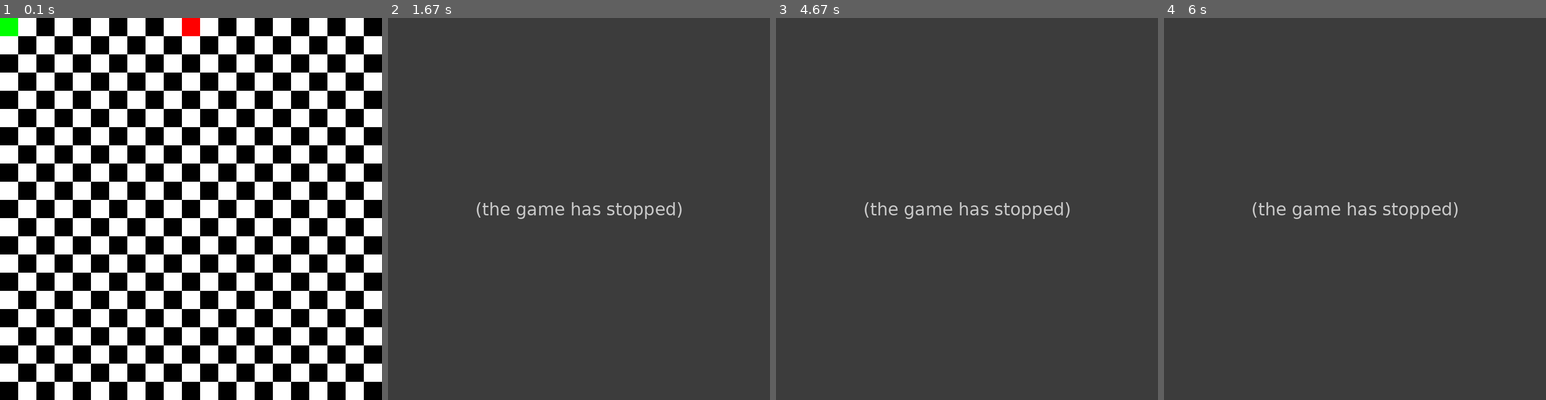
Above: before the commit, frames 1-4 (left to right).
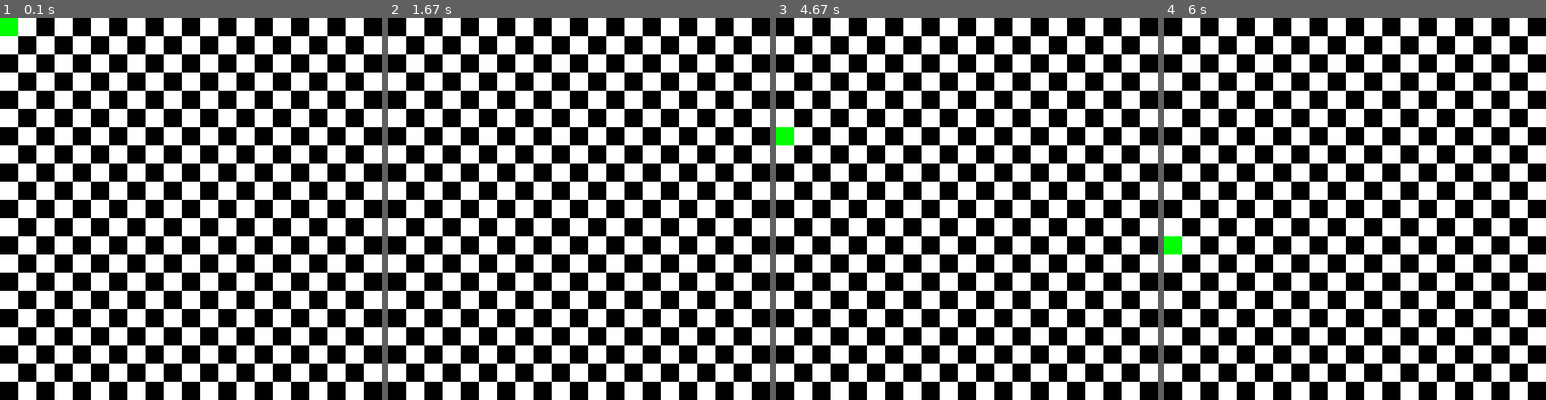
Above: after the commit, the same moments.

Repository: RynTurtle/pygame-games
Game: pygame game, started from snake/main.py
Same seed, same stepped clock (60 frames per second), same inputs: the game is played once before the commit and once after it.
Inputs:
- Up to frame 1 (0.1 s): no input
- Up to frame 2 (1.67 s): hold Right 0.33-0.8 s; hold Up 0.83-1.13 s
- Up to frame 3 (4.67 s): hold S 1.67-2.2 s; hold Left 1.67-2.2 s; hold Down 2.8-3.1 s; hold Right 3.97-4.6 s; hold Down from 4.63 s (still down)
- Up to frame 4 (6 s): release Down at 5 s; hold Left 5.03-5.5 s; hold Right from 5.53 s (still down)

The runs differ from the first frame. In frame 1, 0.2% of the frame differs, in the area x 47-53%, y 0-5%; in frame 2, 100%, in the area x 0-100%, y 0-100%; in frame 3, 100%; in frame 4, 100%.
Before the commit the program exited at 1 s; later frames show no game.

Commit message:
improving, didnt like how i had done it

Diff:
--- a/snake/main.py
+++ b/snake/main.py
@@ -1,134 +1,94 @@
 import pygame
 import random
-class Apple():
-    def __init__(self,screen,apple_colour,grid_max_x,grid_max_y,apple_pixel_size):
-        self.apple_colour = apple_colour
-        self.apple_x = 0
-        self.apple_y = 0
-        self.grid_max_x = grid_max_x
-        self.grid_max_y = grid_max_y
-        self.apple_size = apple_pixel_size
-        self.screen = screen
-        self.spawned = False
+screen_width = 840
+screen_height = 840
 
-    def get_apple_position(self):
-        return {"x":self.apple_x,"y":self.apple_y}
+pygame.init()
+screen = pygame.display.set_mode((screen_width,screen_height))
+red = (255,0,0)
+green = (0, 255, 0)
+blue = (0, 0, 255)
+white = (255,255,255)
+black = (0,0,0)
+pixel_size = 40
 
-    def spawn(self):
-        self.apple_x = random.randrange(0,self.grid_max_x) * self.apple_size
-        self.apple_y = random.randrange(0,self.grid_max_y) * self.apple_size
-
-    def draw(self):
-        pygame.draw.rect(self.screen, self.apple_colour,(self.apple_x,self.apple_y,self.apple_size,self.apple_size))
 
 class Snake():
-    def __init__(self,screen,snake_colour,width,height,apple):
-        self.screen = screen
-        self.screen_width = width
-        self.screen_height = height
-
-        self.snake_x = (self.screen_width - 40) / 2
+    def __init__(self):
+        self.direction = "STATIC"
         self.snake_y = 0
+        self.snake_x = 0
         self.snake_body = []
 
-        self.snake_colour = snake_colour
-        self.snake_pixel_size = 40
-        self.direction = ""
-        self.apple = apple
-        self.score = 0
-        self.head_position = (self.snake_x,self.snake_y,self.snake_pixel_size,self.snake_pixel_size)
-    def change_direction(self,direction):
+    # sets the direction the snake should move in
+    def set_head_direction(self,direction):
         self.direction = direction
 
-
+    # changes the snake position based on the direction
     def move(self):
         # change the x and y coordinates based on movements given
         if self.direction == "UP":
-            self.snake_y -= self.snake_pixel_size
+            self.snake_y -= pixel_size
         if self.direction == "DOWN":
-            self.snake_y += self.snake_pixel_size
+            self.snake_y += pixel_size
         if self.direction == "LEFT":
-            self.snake_x -= self.snake_pixel_size
+            self.snake_x -= pixel_size
         if self.direction  == "RIGHT":
-            self.snake_x += self.snake_pixel_size
-
-    def collided(self):
-        if self.snake_x > self.screen_width or self.snake_x < 0:
-            return True
-        if self.snake_y > self.screen_height or self.snake_y < 0:
-            return True
-
-        # collided with the apple
-        if self.snake_x == self.apple.get_apple_position()["x"]  and self.snake_y == self.apple.get_apple_position()["y"]:
-            print("nom")
-            self.grow()
-            self.apple.spawn()
-
-        else:
-            return False
+            self.snake_x += pixel_size
 
     def grow(self):
         self.snake_body.insert(0,self.head_position)
 
-
     def draw(self):
-        self.head_position = (self.snake_x,self.snake_y,self.snake_pixel_size,self.snake_pixel_size)
+        self.head_position = (self.snake_x,self.snake_y,pixel_size,pixel_size)
         self.snake_body.insert(0,self.head_position) # insert the new head position
-
         for body in self.snake_body: # draw the entire snake
-            pygame.draw.rect(self.screen,self.snake_colour,body)
-
+            pygame.draw.rect(screen,green,body)
         # remove the tail so all the values are updated
         self.snake_body.remove(self.snake_body[-1])
 
+    def body(self):
+        return self.snake_body
+
+
+class Apple():
+    def __init__(self):
+        pass
+
+    def spawn():
+        pass
+
+    def position():
+        pass
 
 class Snake_Game():
     def __init__(self):
-        self.screen_width = 840
-        self.screen_height = 840
-
-        self.pixel_size = 40
-        self.pixel_grid_max_x = int(self.screen_width / self.pixel_size)
-        self.pixel_grid_max_y = int(self.screen_height / self.pixel_size)
-
-        self.red = (255,0,0)
-        self.green = (0, 255, 0)
-        self.blue = (0, 0, 255)
-        self.white = (255,255,255)
-        self.black = (0,0,0)
-
-        pygame.init()
-        self.screen = pygame.display.set_mode((self.screen_width, self.screen_height))
+        self.pixel_grid_max_x = int(screen_width / pixel_size)
+        self.pixel_grid_max_y = int(screen_height / pixel_size)
         self.clock = pygame.time.Clock()
         self.running = True
 
-        self.apple = Apple(screen=self.screen,
-                           apple_colour=self.green,
-                           grid_max_x=self.pixel_grid_max_x,
-                           grid_max_y=self.pixel_grid_max_y,
-                           apple_pixel_size=self.pixel_size
-        )
-
-        self.snake = Snake(
-            screen=self.screen,
-            snake_colour=self.red,
-            width=self.screen_width,
-            height=self.screen_height,
-            apple=self.apple
-        )
+        self.snake = Snake()
 
     def keypress_events(self,event):
         if event.type == pygame.QUIT:
             self.running = False
         if event.type == pygame.KEYDOWN:
             if event.key == pygame.K_UP or event.key == pygame.K_w:
-                self.snake.change_direction("UP")
+                self.snake.set_head_direction("UP")
             if event.key == pygame.K_DOWN or event.key == pygame.K_s:
-                self.snake.change_direction("DOWN")
+                self.snake.set_head_direction("DOWN")
             if event.key == pygame.K_LEFT or event.key == pygame.K_a:
-                self.snake.change_direction("LEFT")
+                self.snake.set_head_direction("LEFT")
             if event.key == pygame.K_RIGHT or event.key == pygame.K_d:
-                self.snake.change_direction("RIGHT")
+                self.snake.set_head_direction("RIGHT")
+
+
+    def collision():
+        # if snake touches snake
+        # if snake touches border of game
+        # if snake touches apple
+        pass
 
 
     def checkered_background(self):
@@ -136,11 +96,11 @@
         for y in range(self.pixel_grid_max_y):
             for x in range(self.pixel_grid_max_x):
                 if (i % 2  == 0): # even black odd white
-                    colour = self.black
+                    colour = black
                 else:
-                    colour = self.white
-                rectangle_position = (y * self.pixel_size,x * self.pixel_size,self.pixel_size,self.pixel_size)
-                pygame.draw.rect(self.screen, colour,rectangle_position)
+                    colour = white
+                rectangle_position = (y * pixel_size,x * pixel_size,pixel_size,pixel_size)
+                pygame.draw.rect(screen, colour,rectangle_position)
                 i += 1
 
 
@@ -150,12 +110,10 @@
                 self.keypress_events(event)
             self.checkered_background()
 
-            if self.snake.collided() == True:
-                self.running = False
 
+            self.snake.draw()
             self.snake.move()
-            self.snake.draw()
-            self.apple.draw()
+
             pygame.display.flip()
             self.clock.tick(15)  # FPS
 
